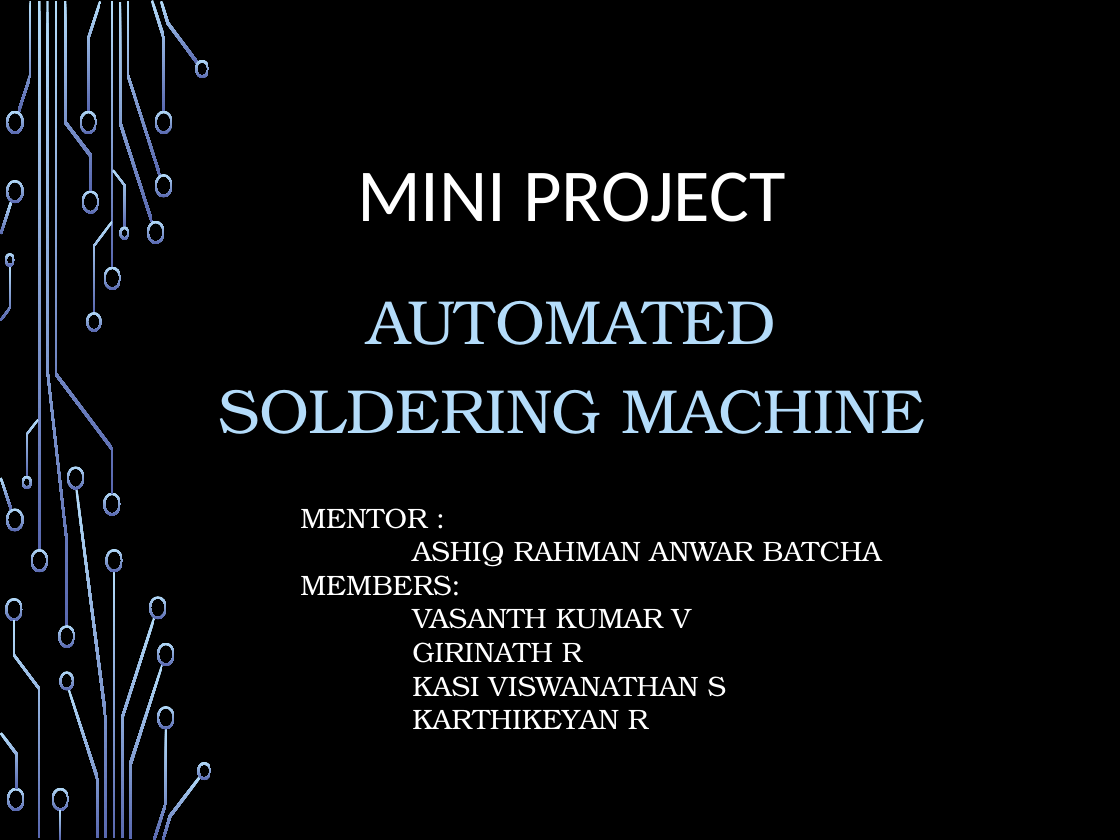
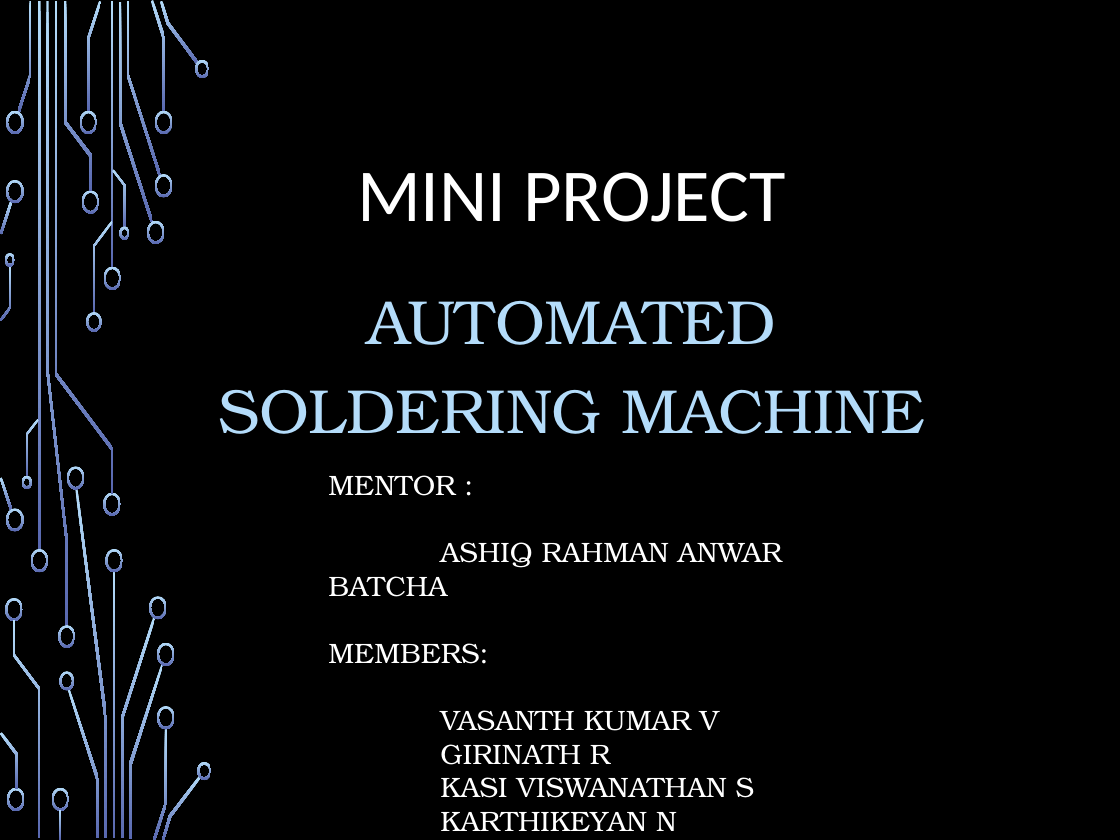
Before and after one commit to kasi2809/plotter_mini_rceg, a slide deck: slide 1 of 01-MINI PROJECT - FINAL SUBMISSION/Mini Project.pptx. Drawn at 1120x840 pixels with LibreOffice and Linux fonts; fonts in the diff are those of the drawing; background and template pictures are left out. Boxes give left, top, right and bottom in pixels: in the first picture for what was removed or moved away, otherwise in the second. Text is boxed around its words. In the diff, an @@ line names an element or a change of style, - is before the commit and + after.

```diff
--- a/01-MINI PROJECT - FINAL SUBMISSION/Mini Project.pptx
+++ b/01-MINI PROJECT - FINAL SUBMISSION/Mini Project.pptx
@@ text "MENTOR :": place and size @@
-text "MENTOR :" at [300, 508, 882, 729]
+text "MENTOR :" at [328, 475, 782, 831]
@@ text at [440, 812, 677, 831]: text changed @@
-KARTHIKEYAN R
+KARTHIKEYAN N
```
Also in this commit, not shown: 2 other slides changed.
